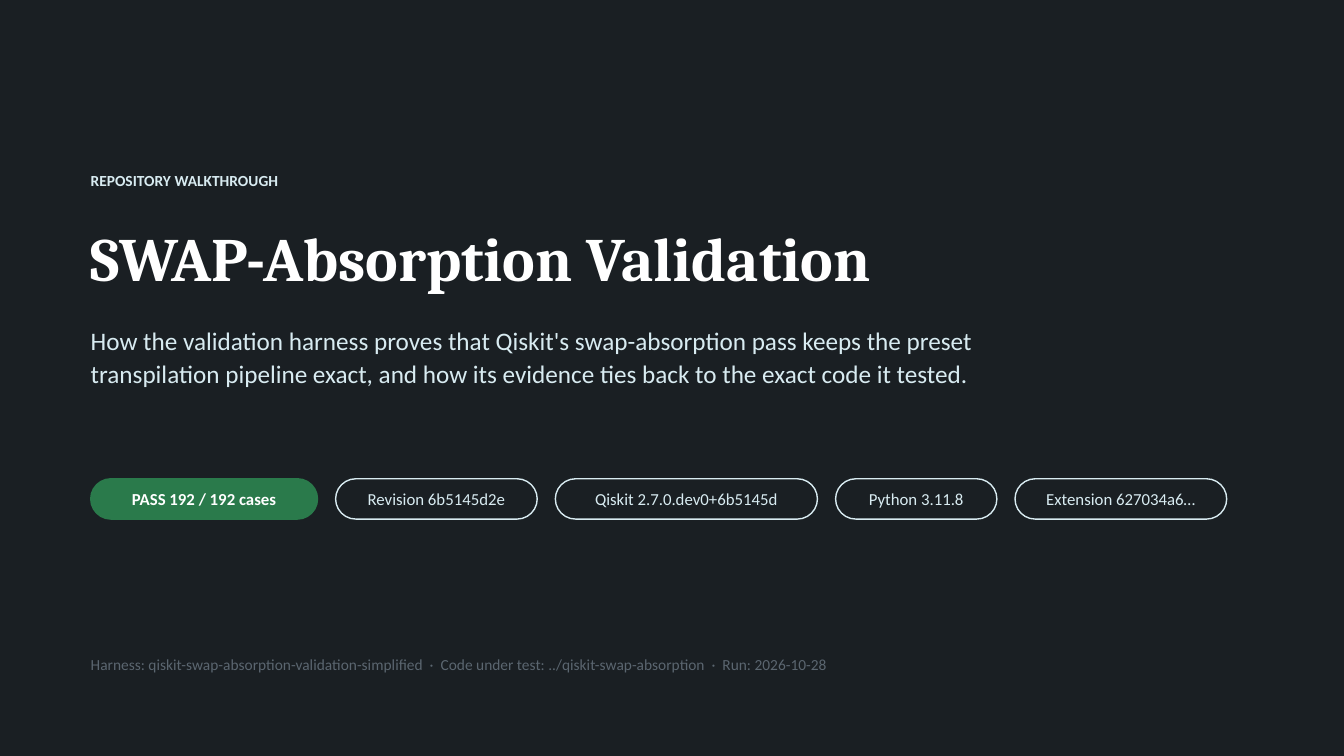
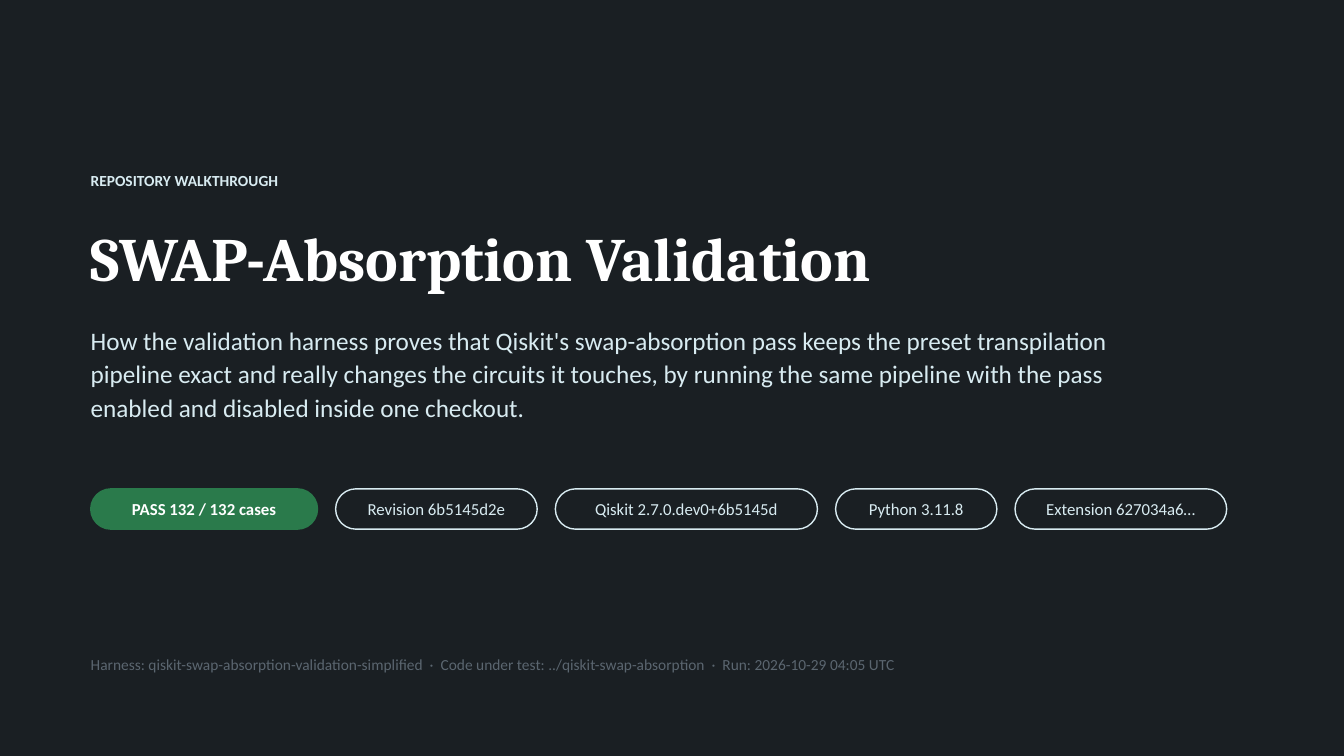
Before and after one commit to AI-native-Systems-Research/qiskit-swap-asbsorption-validation, a slide deck: slide 1 of swap_absorption_validation.pptx. Drawn at 1344x756 pixels with LibreOffice and Linux fonts; fonts in the diff are those of the drawing. Boxes give left, top, right and bottom in pixels: in the first picture for what was removed or moved away, otherwise in the second. Text is boxed around its words. In the diff, an @@ line names an element or a change of style, - is before the commit and + after.

```diff
--- a/swap_absorption_validation.pptx
+++ b/swap_absorption_validation.pptx
@@ text at bbox=[91, 332, 1106, 417]: text changed @@
-How the validation harness proves that Qiskit's swap-absorption pass keeps the preset transpilation pipeline exact, and how its evidence ties back to the exact code it tested.
+How the validation harness proves that Qiskit's swap-absorption pass keeps the preset transpilation pipeline exact and really changes the circuits it touches, by running the same pipeline with the pass enabled and disabled inside one checkout.
@@ text at bbox=[132, 504, 276, 515]: text changed @@
-PASS 192 / 192 cases
+PASS 132 / 132 cases
@@ 5 rounded rectangles, 4 texts: place and size @@
-5 rounded rectangles, 4 texts at bbox=[91, 479, 1227, 519]
+5 rounded rectangles, 4 texts at bbox=[91, 489, 1227, 529]
@@ text at bbox=[91, 659, 894, 672]: text changed @@
-Harness: qiskit-swap-absorption-validation-simplified · Code under test: ../qiskit-swap-absorption · Run: 2026-10-28
+Harness: qiskit-swap-absorption-validation-simplified · Code under test: ../qiskit-swap-absorption · Run: 2026-10-29 04:05 UTC
```
Also in this commit, not shown: 16 other slides changed, 3 slides added, 1 slide removed, 5 other files.
